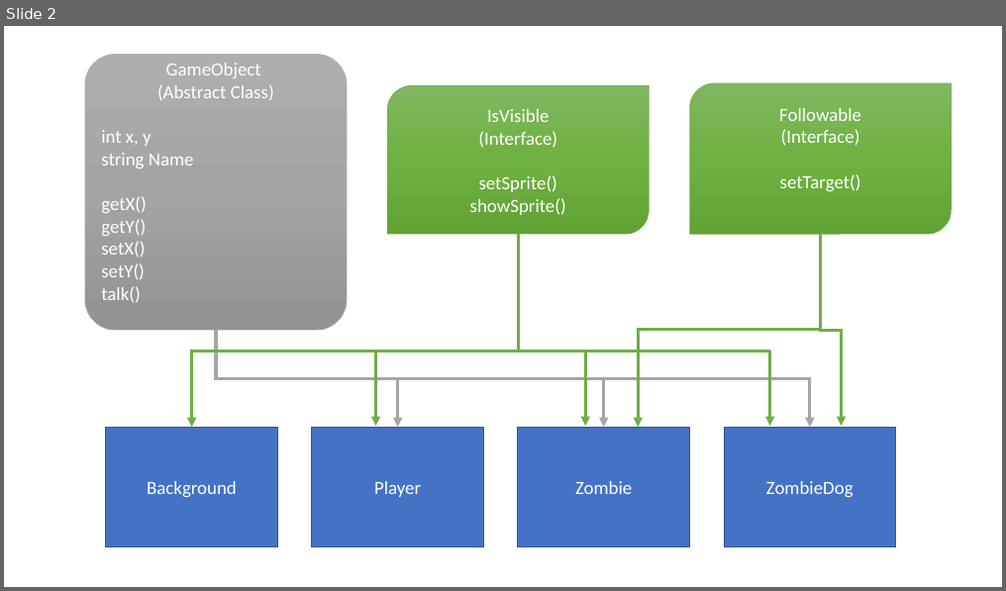
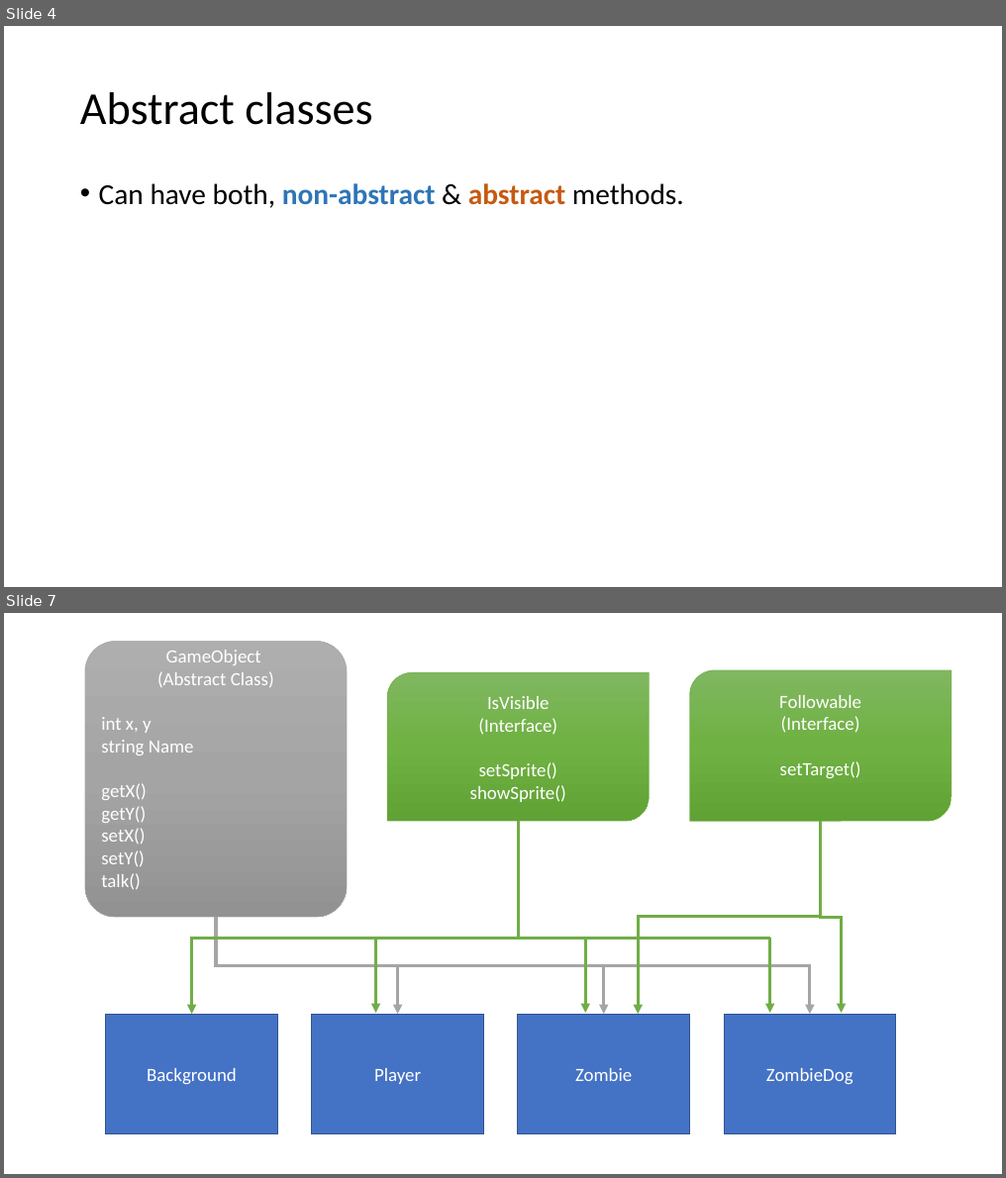
Before and after one commit to echoaj/TCS_PowerPoints, a slide deck: PowerPoints/Abstract Classes.pptx. Shown one above the other, each under a label of ours: slide 2 before the commit, slides 4 and 7 after it; the slides between them are not shown. The pictures are 1006x591 and 1006x1178 pixels, drawn with LibreOffice and Linux fonts; fonts in the diff are those of the drawing. Boxes give left, top, right and bottom in pixels: in the first picture for what was removed or moved away, otherwise in the second. Text is boxed around its words. In the diff, an @@ line names an element or a change of style, - is before the commit and + after.

```diff
--- a/PowerPoints/Abstract Classes.pptx
+++ b/PowerPoints/Abstract Classes.pptx
@@ slide 4 added at box(4, 26, 1002, 587), background #FFFFFF @@
@@ title added at box(80, 92, 372, 125), 44 pt, text #000000 @@
+Abstract classes
@@ text added at box(99, 183, 684, 208), 28 pt, text #000000 @@
+• Can have both, non-abstract & abstract methods.
@@ what was slide 2 is now slide 7 @@
```
Also in this commit, not shown: 5 other slides added, 1 slide removed, 1 other file.
